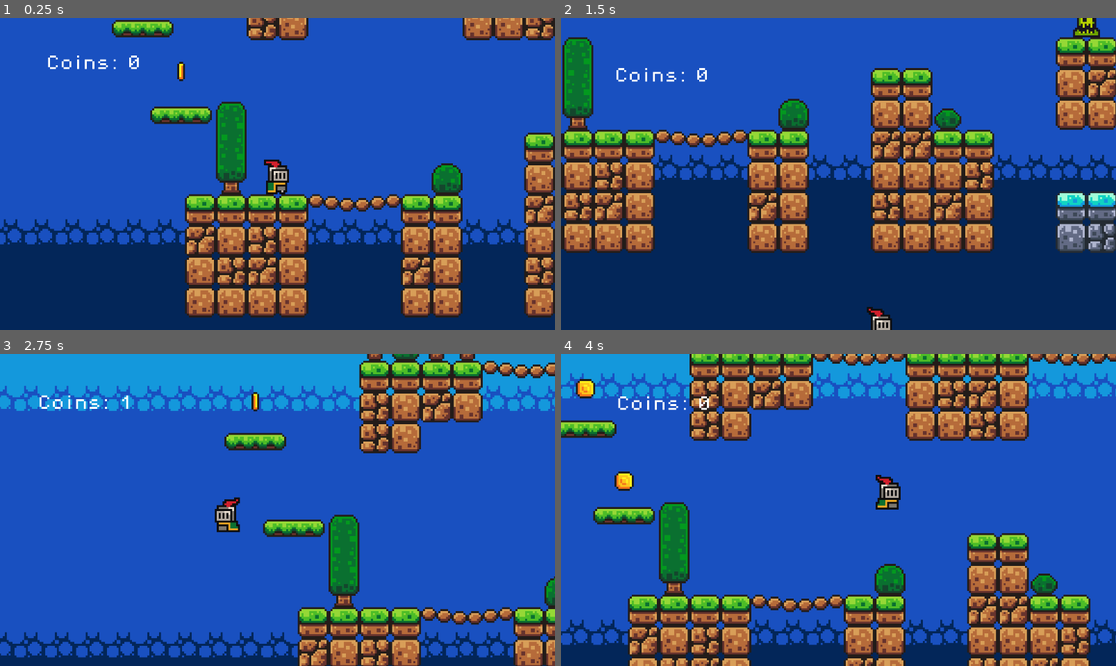
Above: before the commit, frames 1-4 (two rows, left to right).
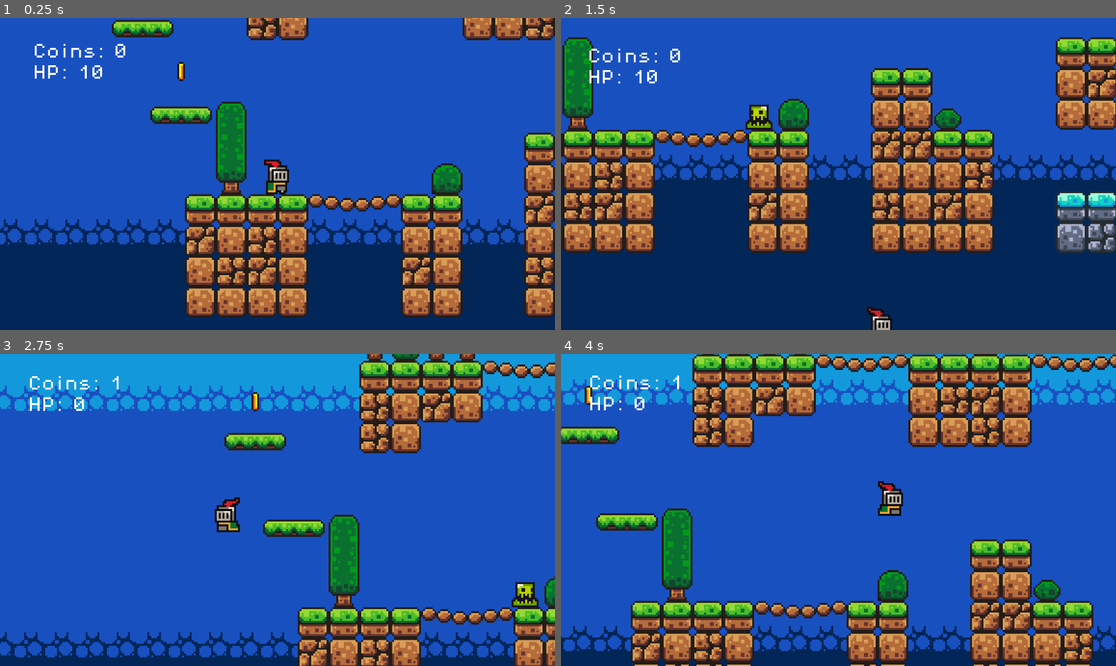
Above: after the commit, the same moments.

Repository: Julz124/GoDot_MarioClone
Game: Godot game, scene res://scenes/game.tscn
The game is run twice, just before and just after one commit, with the same random seed, the same clock (stepped at 60 frames per second) and the same inputs.
Inputs:
- Up to frame 1 (0.25 s): no input
- Up to frame 2 (1.5 s): hold Right (move_right) from 0.53 s (still down); tap Space (jump) at 0.6, 0.77, 1.07, 1.35 s
- Up to frame 3 (2.75 s): tap Space (jump) at 1.52, 1.82, 2.1 s; release Right (move_right) at 2.03 s; hold Left (move_left) from 2.03 s (still down)
- Up to frame 4 (4 s): release Left (move_left) at 2.78 s; hold Right (move_right) from 2.78 s (still down); tap Space (jump) at 2.85, 3.02, 3.32, 3.6, 3.77 s

The runs differ from the first frame. In frame 1, 0.5% of the frame differs, in the area x 6-79%, y 8-57%; in frame 2, 1.1%; in frame 3, 0.8%; in frame 4, 34%, in the area x 0-100%, y 0-100%.

Commit message:
added additional features
knockback, lifes, signaling between scripts

Diff:
--- a/marioclone/scenes/game.tscn
+++ b/marioclone/scenes/game.tscn
@@ -9,12 +9,6 @@
 [ext_resource type="PackedScene" uid="uid://b6l1ckuevgkfx" path="res://scenes/coin.tscn" id="4_tbgwk"]
 [ext_resource type="PackedScene" uid="uid://d00i1cvod17l3" path="res://scenes/deathzone.tscn" id="5_ckq0k"]
 [ext_resource type="PackedScene" uid="uid://1wjwb10oigv1" path="res://scenes/greenSlime.tscn" id="6_v40xx"]
-
-[sub_resource type="GDScript" id="GDScript_n8h5k"]
-script/source = "extends Label
-
-
-"
 
 [sub_resource type="TileSetAtlasSource" id="TileSetAtlasSource_jqu0c"]
 texture = ExtResource("2_ef585")
@@ -236,8 +230,8 @@
 offset_bottom = -50.0
 theme_override_fonts/font = ExtResource("4_qvvoc")
 theme_override_font_sizes/font_size = 8
-text = "Coins: 0"
-script = SubResource("GDScript_n8h5k")
+text = "Coins: 0
+HP: 10"
 
 [node name="deathDialogue" type="AcceptDialog" parent="gameManager"]
 unique_name_in_owner = true
@@ -305,7 +299,10 @@
 [node name="slimes" type="Node" parent="."]
 
 [node name="greenSlime" parent="slimes" instance=ExtResource("6_v40xx")]
-position = Vector2(248, -44)
+position = Vector2(72, 4)
 
 [connection signal="about_to_popup" from="gameManager/deathDialogue" to="gameManager/deathDialogue" method="_on_about_to_popup"]
 [connection signal="confirmed" from="gameManager/deathDialogue" to="gameManager/deathDialogue" method="_on_confirmed"]
+[connection signal="curr_hp" from="player" to="gameManager" method="_on_player_curr_hp"]
+[connection signal="dead" from="player" to="gameManager/deathDialogue" method="_on_player_dead"]
+[connection signal="decrease_hp" from="slimes/greenSlime" to="player" method="_on_green_slime_decrease_hp"]
--- a/marioclone/scenes/greenSlime.tscn
+++ b/marioclone/scenes/greenSlime.tscn
@@ -2,7 +2,7 @@
 
 [ext_resource type="Script" path="res://scripts/greenSlime_script.gd" id="1_10c1l"]
 [ext_resource type="Texture2D" uid="uid://bt0hf5mdtj16h" path="res://assest/sprites/slime_green.png" id="1_ot7pd"]
-[ext_resource type="PackedScene" uid="uid://d00i1cvod17l3" path="res://scenes/deathzone.tscn" id="2_5bwnr"]
+[ext_resource type="PackedScene" uid="uid://bpge4s0vw0rw1" path="res://scenes/hitzone.tscn" id="3_dyutm"]
 
 [sub_resource type="AtlasTexture" id="AtlasTexture_efu18"]
 atlas = ExtResource("1_ot7pd")
@@ -40,8 +40,8 @@
 "speed": 10.0
 }]
 
-[sub_resource type="RectangleShape2D" id="RectangleShape2D_0tcvf"]
-size = Vector2(12, 12)
+[sub_resource type="RectangleShape2D" id="RectangleShape2D_iivv6"]
+size = Vector2(8, 8)
 
 [node name="greenSlime" type="Node2D"]
 script = ExtResource("1_10c1l")
@@ -52,11 +52,11 @@
 autoplay = "idle"
 frame_progress = 0.937546
 
-[node name="deathzone" parent="." instance=ExtResource("2_5bwnr")]
+[node name="hitzone" parent="." instance=ExtResource("3_dyutm")]
 
-[node name="CollisionShape2D" type="CollisionShape2D" parent="deathzone"]
-position = Vector2(0, 5)
-shape = SubResource("RectangleShape2D_0tcvf")
+[node name="CollisionShape2D" type="CollisionShape2D" parent="hitzone"]
+position = Vector2(0, 7)
+shape = SubResource("RectangleShape2D_iivv6")
 
 [node name="RayCastRight" type="RayCast2D" parent="."]
 position = Vector2(0, 5)
@@ -73,3 +73,6 @@
 [node name="RayCastCliffLeft" type="RayCast2D" parent="."]
 position = Vector2(0, 5)
 target_position = Vector2(-8, 8)
+
+[connection signal="body_entered" from="hitzone" to="hitzone" method="_on_body_entered"]
+[connection signal="hit" from="hitzone" to="." method="_on_hitzone_hit"]
--- /dev/null
+++ b/marioclone/scenes/hitzone.tscn
@@ -0,0 +1,7 @@
+[gd_scene load_steps=2 format=3 uid="uid://bpge4s0vw0rw1"]
+
+[ext_resource type="Script" path="res://scripts/hitzone_script.gd" id="1_kjxup"]
+
+[node name="hitzone" type="Area2D"]
+collision_mask = 2
+script = ExtResource("1_kjxup")
--- a/marioclone/scenes/player.tscn
+++ b/marioclone/scenes/player.tscn
@@ -23,21 +23,21 @@
 atlas = ExtResource("1_6upw4")
 region = Rect2(64, 0, 32, 32)
 
+[sub_resource type="AtlasTexture" id="AtlasTexture_rthmr"]
+atlas = ExtResource("1_6upw4")
+region = Rect2(32, 192, 32, 32)
+
+[sub_resource type="AtlasTexture" id="AtlasTexture_3dd72"]
+atlas = ExtResource("1_6upw4")
+region = Rect2(64, 192, 32, 32)
+
+[sub_resource type="AtlasTexture" id="AtlasTexture_ka4y8"]
+atlas = ExtResource("1_6upw4")
+region = Rect2(96, 192, 32, 32)
+
 [sub_resource type="AtlasTexture" id="AtlasTexture_28gjh"]
 atlas = ExtResource("1_6upw4")
 region = Rect2(0, 192, 32, 32)
-
-[sub_resource type="AtlasTexture" id="AtlasTexture_rthmr"]
-atlas = ExtResource("1_6upw4")
-region = Rect2(32, 192, 32, 32)
-
-[sub_resource type="AtlasTexture" id="AtlasTexture_3dd72"]
-atlas = ExtResource("1_6upw4")
-region = Rect2(64, 192, 32, 32)
-
-[sub_resource type="AtlasTexture" id="AtlasTexture_ka4y8"]
-atlas = ExtResource("1_6upw4")
-region = Rect2(96, 192, 32, 32)
 
 [sub_resource type="AtlasTexture" id="AtlasTexture_mrut6"]
 atlas = ExtResource("1_6upw4")
@@ -182,7 +182,7 @@
 "duration": 1.0,
 "texture": SubResource("AtlasTexture_ks1ar")
 }],
-"loop": true,
+"loop": false,
 "name": &"death",
 "speed": 10.0
 }, {
@@ -196,18 +196,18 @@
 }, {
 "frames": [{
 "duration": 1.0,
+"texture": SubResource("AtlasTexture_rthmr")
+}, {
+"duration": 1.0,
+"texture": SubResource("AtlasTexture_3dd72")
+}, {
+"duration": 1.0,
+"texture": SubResource("AtlasTexture_ka4y8")
+}, {
+"duration": 1.0,
 "texture": SubResource("AtlasTexture_28gjh")
-}, {
-"duration": 1.0,
-"texture": SubResource("AtlasTexture_rthmr")
-}, {
-"duration": 1.0,
-"texture": SubResource("AtlasTexture_3dd72")
-}, {
-"duration": 1.0,
-"texture": SubResource("AtlasTexture_ka4y8")
-}],
-"loop": true,
+}],
+"loop": false,
 "name": &"hit",
 "speed": 10.0
 }, {
@@ -325,7 +325,7 @@
 }],
 "loop": true,
 "name": &"run",
-"speed": 5.0
+"speed": 10.0
 }]
 
 [sub_resource type="CircleShape2D" id="CircleShape2D_0t6up"]
@@ -337,11 +337,15 @@
 
 [node name="AnimatedSprite2D" type="AnimatedSprite2D" parent="."]
 sprite_frames = SubResource("SpriteFrames_4dycp")
-animation = &"fall_down"
+animation = &"hit"
 autoplay = "idle"
-frame_progress = 0.404061
 
 [node name="CollisionShape2D" type="CollisionShape2D" parent="."]
 position = Vector2(0, 7)
 scale = Vector2(0.5, 0.5)
 shape = SubResource("CircleShape2D_0t6up")
+
+[node name="Timer" type="Timer" parent="."]
+wait_time = 0.5
+
+[connection signal="timeout" from="Timer" to="." method="_on_timer_timeout"]
--- a/marioclone/scripts/deathDialouge_script.gd
+++ b/marioclone/scripts/deathDialouge_script.gd
@@ -1,11 +1,11 @@
 extends AcceptDialog
-#signal dialogue_active
 
 func _on_confirmed() -> void:
 	Engine.time_scale = 1.0
 	get_tree().reload_current_scene()
-	#dialogue_active.emit(true)
 
 func _on_about_to_popup() -> void:
 	Engine.time_scale = 0.5
-	#dialogue_active.emit(false)
+
+func _on_player_dead() -> void:
+	self.popup()
--- a/marioclone/scripts/gameManager_script.gd
+++ b/marioclone/scripts/gameManager_script.gd
@@ -1,17 +1,26 @@
 extends Node
 
-const offset_from_camera = Vector2(-120, -60)
-const smoothing_speed_x = 6.0
+const offset_from_camera = Vector2(-130, -70)
+const smoothing_speed_x = 5.0
 const smoothing_speed_y = 4.5
 
 @onready var score_label: Label = $score_label
 @onready var player_camera: Camera2D = %player_Camera
 
 var score = 0
+var hp = 0
+
+func update_label():
+	score_label.text = "Coins: " + str(score) + "\nHP: " + str(hp)
 
 func increase_score():
 	score += 1
-	score_label.text = "Coins: " + str(score)
+	update_label()
+
+func _on_player_curr_hp(curr_hp) -> void:
+	print(curr_hp)
+	hp = curr_hp
+	update_label()
 
 func _process(delta):
 	var camera = get_viewport().get_camera_2d()
--- a/marioclone/scripts/greenSlime_script.gd
+++ b/marioclone/scripts/greenSlime_script.gd
@@ -2,6 +2,8 @@
 
 const SPEED = 60
 var direction = 1
+
+signal decrease_hp
 
 @onready var ray_cast_right: RayCast2D = $RayCastRight
 @onready var ray_cast_left: RayCast2D = $RayCastLeft
@@ -9,6 +11,8 @@
 @onready var ray_cast_cliff_left: RayCast2D = $RayCastCliffLeft
 
 @onready var animated_sprite: AnimatedSprite2D = $AnimatedSprite2D
+
+@onready var hitzone: Area2D = $hitzone
 
 func _process(delta: float) -> void:
 	if ray_cast_right.is_colliding() || !ray_cast_cliff_right.is_colliding():
@@ -19,3 +23,6 @@
 		animated_sprite.flip_h = false
 
 	position.x += direction * SPEED * delta
+
+func _on_hitzone_hit() -> void:
+	decrease_hp.emit()
--- /dev/null
+++ b/marioclone/scripts/hitzone_script.gd
@@ -0,0 +1,6 @@
+extends Area2D
+
+signal hit
+
+func _on_body_entered(body: Node2D) -> void:
+	hit.emit()
--- a/marioclone/scripts/playerCharacter_script.gd
+++ b/marioclone/scripts/playerCharacter_script.gd
@@ -4,22 +4,38 @@
 const JUMP_VELOCITY = -300.0
 
 @onready var animated_sprite: AnimatedSprite2D = $AnimatedSprite2D
-@onready var death_dialogue: AcceptDialog = $deathDialogue
+@onready var jump_timer: Timer = $Timer
+
+var jump = true
+
+var bounce = false
 
 var hp = 10
+var hit = false
 
-func _on_dialogue_active(is_active: bool) -> void:
-	print("script wurde ausgeführt")
+signal dead
+signal curr_hp
 
-#func _process(delta) -> void:
-#	death_dialogue.dialogue_active.connect(_on_dialogue_active)
+func _init():
+	print(hp)
+	curr_hp.emit(hp)
+
+func _on_green_slime_decrease_hp() -> void:
+	hit = true
+	hp -= 1
+	curr_hp.emit(hp)
 
 func _physics_process(delta: float) -> void:
 
 	if not is_on_floor():
+		jump_timer.start(0.5)
 		velocity += get_gravity() * delta
 
-	if Input.is_action_just_pressed("jump") and is_on_floor():
+	if is_on_floor():
+		jump = true
+
+	if Input.is_action_just_pressed("jump") and jump:
+		jump = false
 		velocity.y = JUMP_VELOCITY
 		animated_sprite.play("jump_up")
 
@@ -30,13 +46,28 @@
 	elif direction < 0:
 		animated_sprite.flip_h = true
 
-	if is_on_floor():
+	if is_on_floor() && (animated_sprite.animation != "hit"):
+		bounce = false
 		if direction == 0:
 			animated_sprite.play("idle")
 		else:
 			animated_sprite.play("run")
 
-	if velocity.y > 0:
+	if hit == true:
+		bounce = true
+		velocity.y = -150
+		if animated_sprite.flip_h == true:
+			direction = 1
+		else:
+			direction = -1
+		animated_sprite.play("hit")
+		hit = false
+
+	if hp == 0:
+		animated_sprite.play("death")
+		dead.emit()
+
+	if velocity.y > 0 && (animated_sprite.animation != "hit"):
 		animated_sprite.play("fall_down")
 
 	if direction:
@@ -45,3 +76,7 @@
 		velocity.x = move_toward(velocity.x, 0, SPEED)
 
 	move_and_slide()
+
+
+func _on_timer_timeout() -> void:
+	jump = false
Not shown: 1 places in marioclone/scenes/game.tscn that only renumber resources
